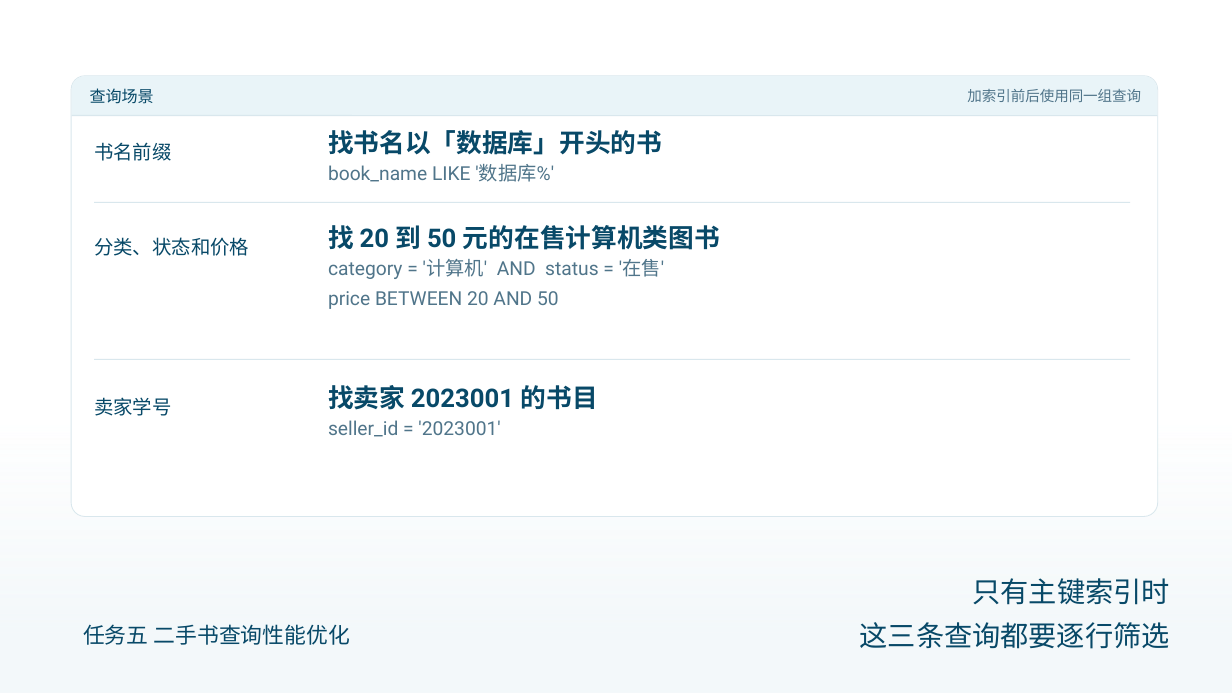
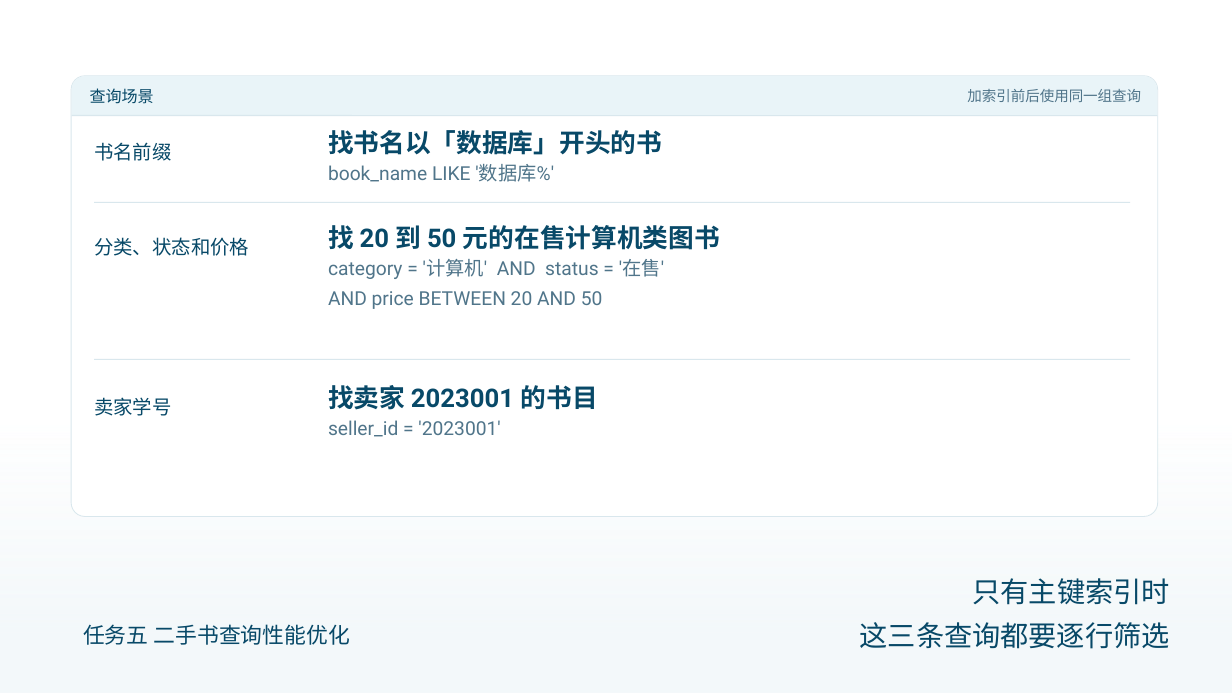
Before and after one commit to AurLemon/pageslip-demo, a slide deck: slide 3 of presentations/task-5-query-optimization.pptx. Drawn at 1232x693 pixels with LibreOffice and Linux fonts; fonts in the diff are those of the drawing. Boxes give left, top, right and bottom in pixels: in the first picture for what was removed or moved away, otherwise in the second. Text is boxed around its words. In the diff, an @@ line names an element or a change of style, - is before the commit and + after.

```diff
--- a/presentations/task-5-query-optimization.pptx
+++ b/presentations/task-5-query-optimization.pptx
@@ text at bbox=[328, 291, 603, 309]: text changed @@
-price BETWEEN 20 AND 50
+AND price BETWEEN 20 AND 50
```
Also in this commit, not shown: 9 other slides changed, 1 other file.
